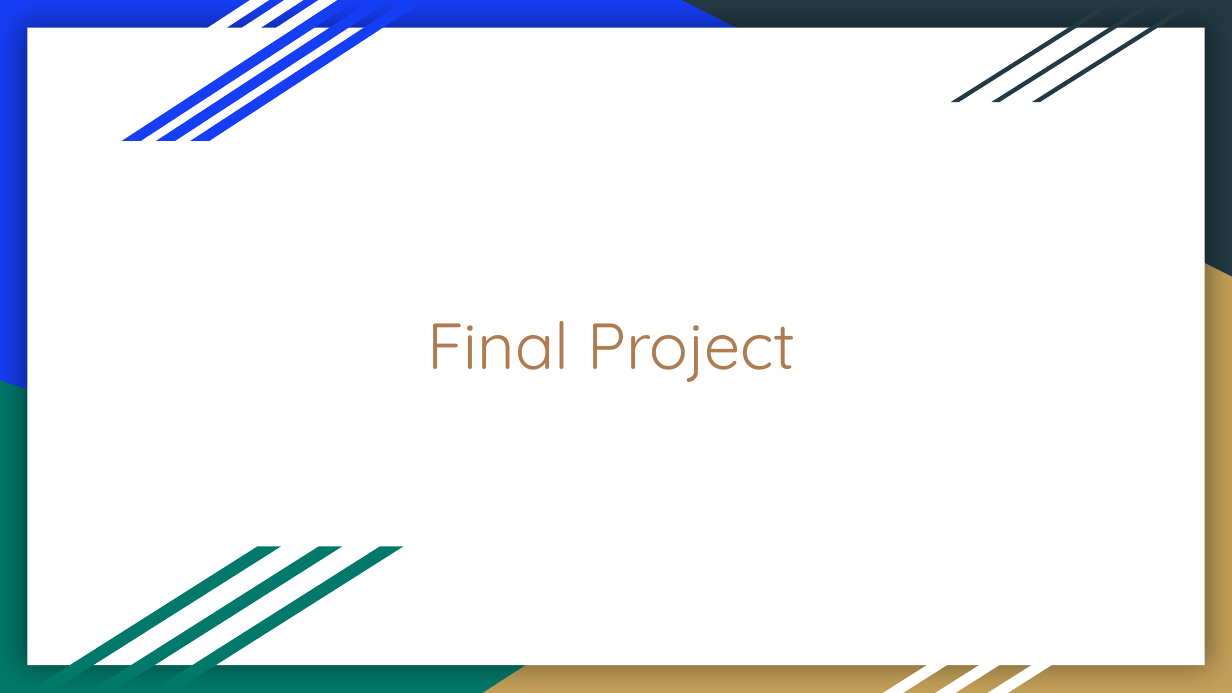
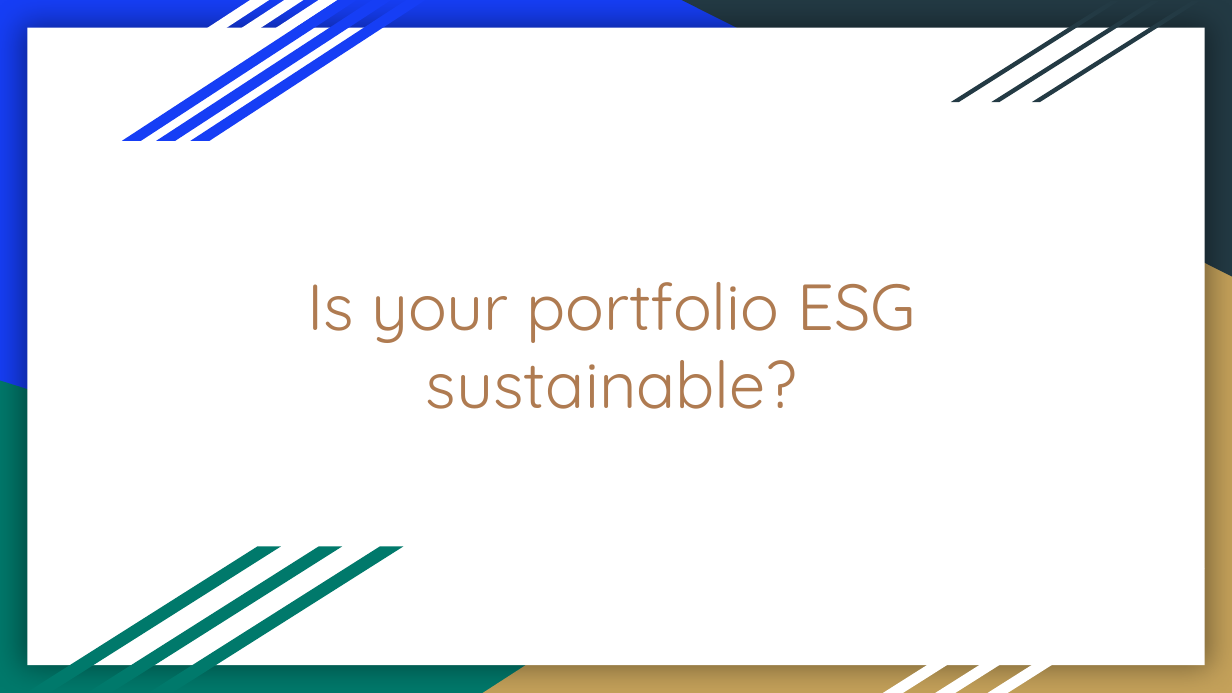
Before and after one commit to sucharita1/ESG_investing_analysis, a slide deck: slide 1 of ESG_Slides.pptx. Drawn at 1232x693 pixels with LibreOffice and Linux fonts; fonts in the diff are those of the drawing. Boxes give left, top, right and bottom in pixels: in the first picture for what was removed or moved away, otherwise in the second. Text is boxed around its words. In the diff, an @@ line names an element or a change of style, - is before the commit and + after.

```diff
--- a/ESG_Slides.pptx
+++ b/ESG_Slides.pptx
@@ title at bbox=[307, 282, 916, 409]: text changed @@
-Final Project
+Is your portfolio ESG sustainable?
```
Also in this commit, not shown: 4 other slides changed.
